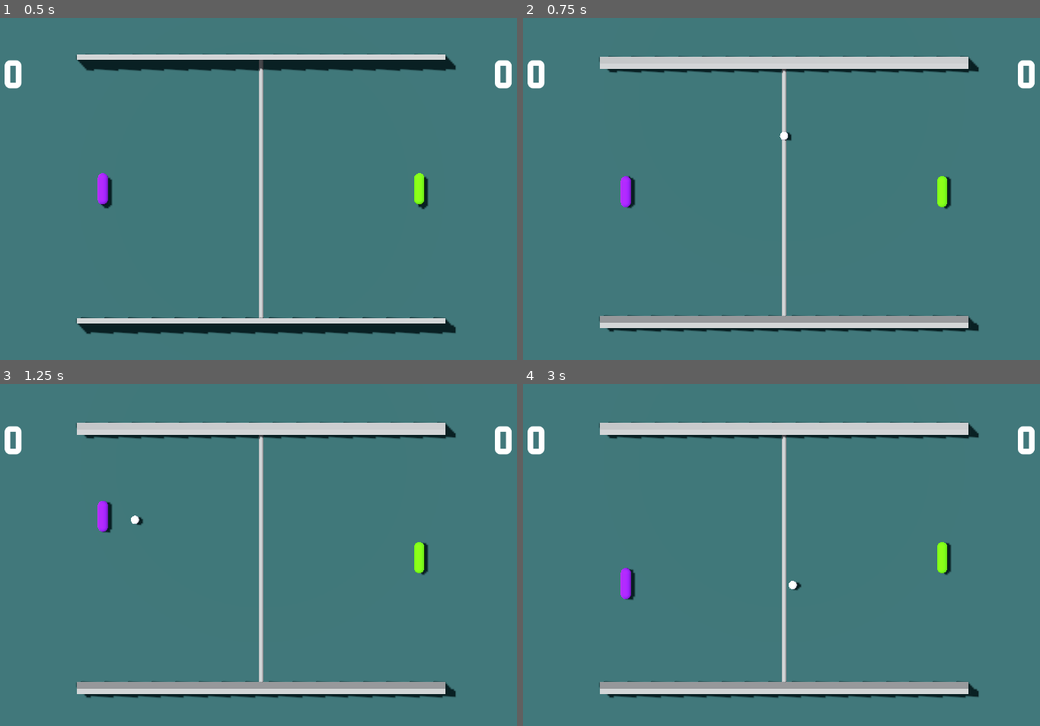
Above: before the commit, frames 1-4 (two rows, left to right).
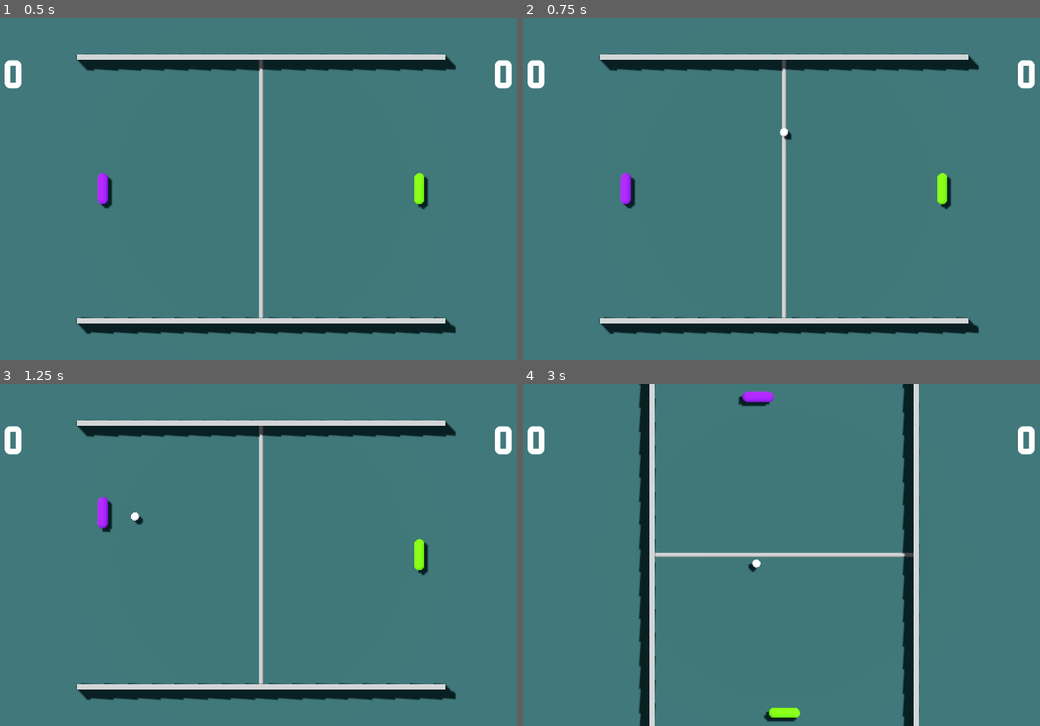
Above: after the commit, the same moments.

Repository: 5tr1k3r/tier_01_pong
Game: Godot game, scene res://game/main.tscn
Same seed, same stepped clock (60 frames per second), same inputs: the game is played once before the commit and once after it.
Inputs:
- Up to frame 1 (0.5 s): no input
- Up to frame 2 (0.75 s): tap Enter (ui_accept) at 0.5 s; hold Page Up (ui_page_up) from 0.53 s (still down); hold Enter (ui_accept) from 0.53 s (still down)
- Up to frame 3 (1.25 s): keep holding Page Up (ui_page_up); keep holding Enter (ui_accept)
- Up to frame 4 (3 s): release Page Up (ui_page_up) at 1.28 s; release Enter (ui_accept) at 1.28 s; hold Page Down (ui_page_down) 1.28-2.03 s; tap S (p2_move_down) at 1.35 s; tap Enter (ui_accept) at 1.52, 1.55, 1.82, 2.85 s; hold Enter (ui_accept) 2.03-2.78 s; hold Page Up (ui_page_up) from 2.03 s (still down); tap W (p2_move_up) at 2.1 s

Frame 1 is identical in both runs. In frame 2, 6.1% of the frame differs, in the area x 14-89%, y 10-93%; in frame 3, 6.1%; in frame 4, 14%, in the area x 14-89%, y 0-100%.

Commit message:
extract Camera scene, press Enter to change orientation

Diff:
--- /dev/null
+++ b/game/camera/camera.gd
@@ -0,0 +1,11 @@
+extends Marker3D
+
+@export var vertical_orientation: bool = false
+
+func _unhandled_input(event: InputEvent) -> void:
+	if event.is_action_pressed("ui_accept"):
+		vertical_orientation = !vertical_orientation
+		if vertical_orientation:
+			rotation_degrees.y = 90
+		else:
+			rotation_degrees.y = 0
--- /dev/null
+++ b/game/camera/camera.tscn
@@ -0,0 +1,13 @@
+[gd_scene load_steps=2 format=3 uid="uid://46l18hoq5sdo"]
+
+[ext_resource type="Script" uid="uid://cjltcoimqvys6" path="res://game/camera/camera.gd" id="1_l8o5r"]
+
+[node name="CameraPivot" type="Marker3D"]
+transform = Transform3D(1, 0, 0, 0, -4.37114e-08, 1, 0, -1, -4.37114e-08, 0, 0, 0)
+script = ExtResource("1_l8o5r")
+
+[node name="Camera3D" type="Camera3D" parent="."]
+transform = Transform3D(1, 0, 0, 0, 1, 0, 0, 0, 1, 0, 0, 10)
+projection = 1
+size = 6.5
+far = 15.0
--- a/game/main.gd
+++ b/game/main.gd
@@ -3,7 +3,6 @@
 @onready var arena: Arena = $Arena
 @onready var right_score_label: Label = $UI/RightScoreLabel
 @onready var left_score_label: Label = $UI/LeftScoreLabel
-@onready var camera_pivot: Marker3D = $CameraPivot
 @onready var ball_spawn_timer: Timer = $BallSpawnTimer
 @onready var ball_got_stuck_sound: AudioStreamPlayer3D = $BallGotStuckSound
 @onready var score_occurred_sound: AudioStreamPlayer3D = $ScoreOccurredSound
@@ -32,13 +31,6 @@
 	add_child(ball)
 
 	ball.ball_got_stuck.connect(_on_ball_got_stuck)
-
-func _unhandled_input(event: InputEvent) -> void:
-	if event.is_action_pressed("ui_page_down"):
-		camera_pivot.rotation.x += deg_to_rad(10)
-
-	if event.is_action_pressed("ui_page_up"):
-		camera_pivot.rotation.x -= deg_to_rad(10)
 
 func update_score(scoring_side: Enums.PlayerSide) -> void:
 	match scoring_side:
--- a/game/main.tscn
+++ b/game/main.tscn
@@ -1,9 +1,10 @@
-[gd_scene load_steps=10 format=3 uid="uid://dk2uxsqyi2ylg"]
+[gd_scene load_steps=11 format=3 uid="uid://dk2uxsqyi2ylg"]
 
 [ext_resource type="PackedScene" uid="uid://bmu2cagi6ktli" path="res://game/arena/arena.tscn" id="1_0xm2m"]
 [ext_resource type="Script" uid="uid://d3xbk3giys87o" path="res://game/main.gd" id="1_vop5m"]
 [ext_resource type="PackedScene" uid="uid://jf2xhx0ukpmu" path="res://game/paddle/paddle.tscn" id="2_h2yge"]
 [ext_resource type="AudioStream" uid="uid://cjbtry5bc735s" path="res://game/resources/audio/ball_got_stuck.ogg" id="5_wjctj"]
+[ext_resource type="PackedScene" uid="uid://46l18hoq5sdo" path="res://game/camera/camera.tscn" id="5_xkbyp"]
 [ext_resource type="PackedScene" uid="uid://cok408amobp38" path="res://game/ui/ui.tscn" id="6_wjctj"]
 [ext_resource type="AudioStream" uid="uid://b43jdr6lsw452" path="res://game/resources/audio/right_player_scores.ogg" id="6_xkbyp"]
 [ext_resource type="AudioStream" uid="uid://dg4e7pjqxduk7" path="res://game/resources/audio/left_player_scores.ogg" id="7_lx3aj"]
@@ -28,14 +29,8 @@
 
 [node name="Arena" parent="." instance=ExtResource("1_0xm2m")]
 
-[node name="CameraPivot" type="Marker3D" parent="."]
+[node name="Camera" parent="." instance=ExtResource("5_xkbyp")]
 transform = Transform3D(1, 0, 0, 0, -4.37114e-08, 1, 0, -1, -4.37114e-08, 0, 0, 0)
-
-[node name="Camera3D" type="Camera3D" parent="CameraPivot"]
-transform = Transform3D(1, 0, 0, 0, 1, 0, 0, 0, 1, 0, 0, 10)
-projection = 1
-size = 6.5
-far = 15.0
 
 [node name="SunPivot" type="Marker3D" parent="."]
 transform = Transform3D(0.965926, -0.0669873, 0.25, 0.258819, 0.25, -0.933013, 0, 0.965926, 0.258819, 0, 0, 0)
Not shown, added: game/camera/camera.gd.uid
